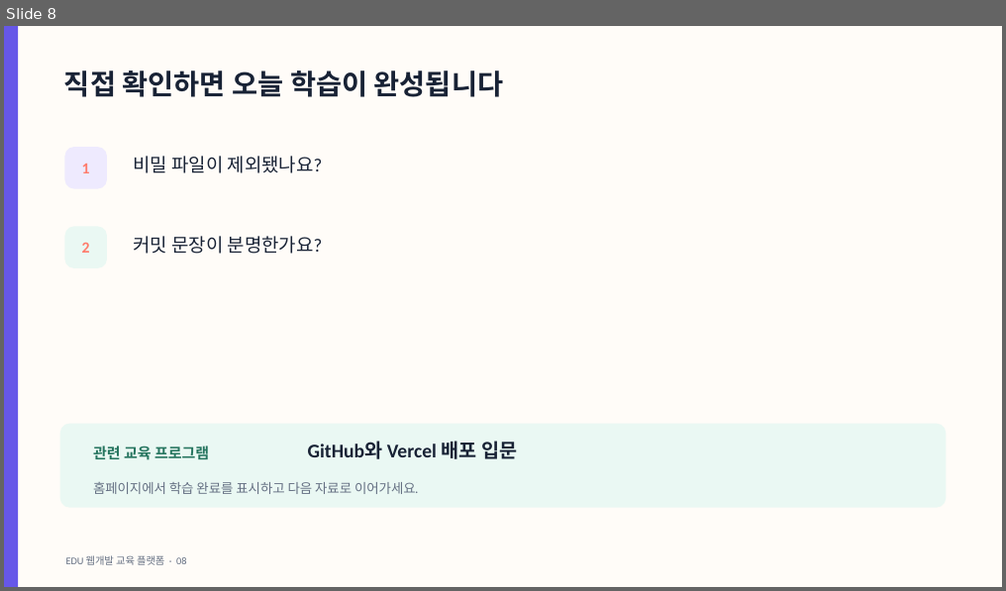
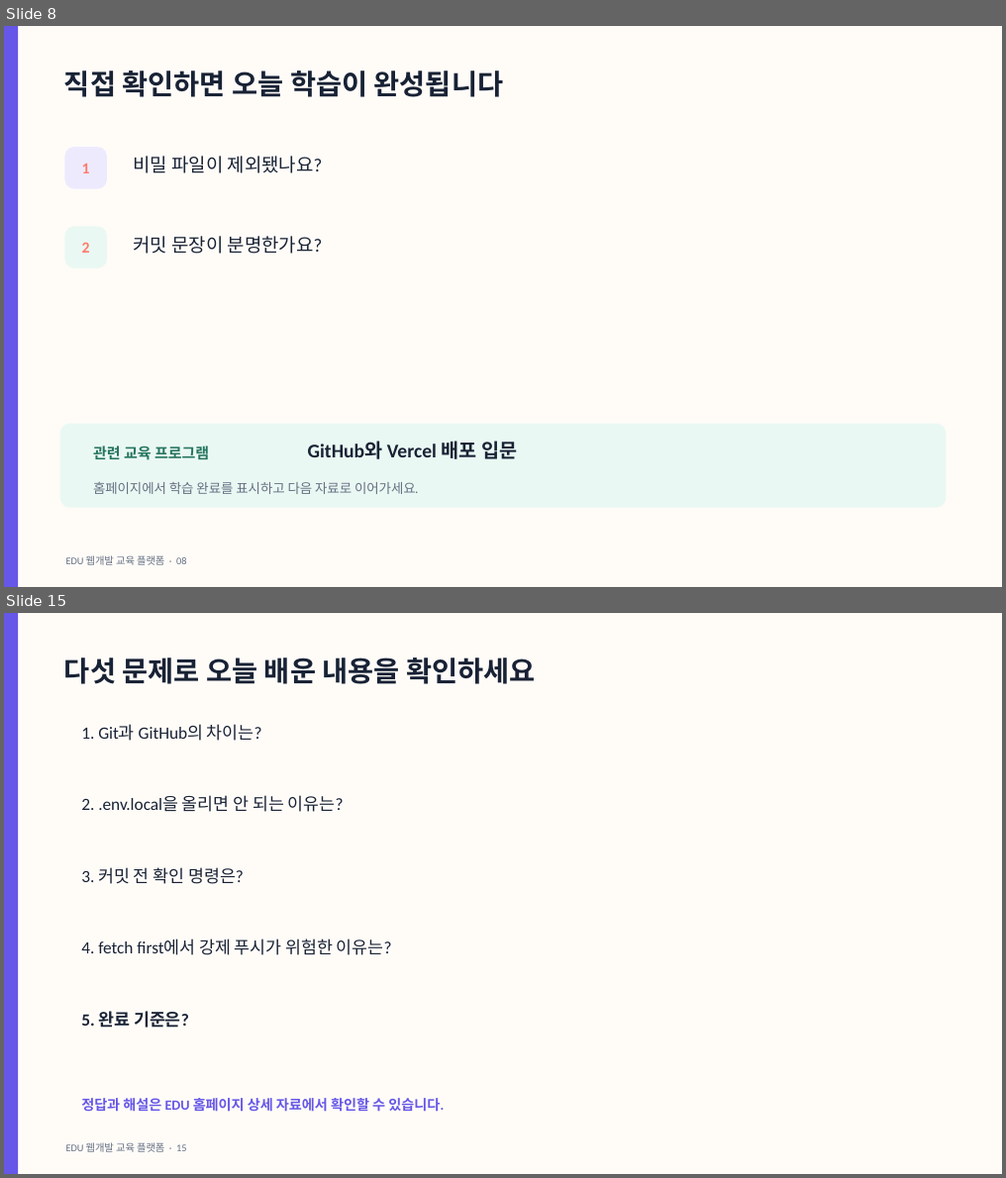
Before and after one commit to cursaman/edu, a slide deck: public/materials/deployment/github-first-push.pptx. Shown one above the other, each under a label of ours: slide 8 before the commit, slides 8 and 15 after it; the slides between them are not shown. The pictures are 1006x591 and 1006x1178 pixels, drawn with LibreOffice and Linux fonts; fonts in the diff are those of the drawing. Boxes give left, top, right and bottom in pixels: in the first picture for what was removed or moved away, otherwise in the second. Text is boxed around its words. In the diff, an @@ line names an element or a change of style, - is before the commit and + after.

Commit message:
대표 교육자료 6개 심화 콘텐츠 보강

```diff
--- a/public/materials/deployment/github-first-push.pptx
+++ b/public/materials/deployment/github-first-push.pptx
@@ slide 15 added at (4,613,1002,1174), background #FFFCF8 @@
@@ rectangle added at (4,613,18,1174), fill #6657E8 @@
@@ text added at (64,658,535,684), 27 pt, text #182235, bold @@
+다섯 문제로 오늘 배운 내용을 확인하세요
@@ text added at (81,724,262,741), 16.5 pt, text #182235 @@
+1. Git과 GitHub의 차이는?
@@ text added at (81,795,344,812), 16.5 pt, text #182235 @@
+2. .env.local을 올리면 안 되는 이유는?
@@ text added at (81,867,244,884), 16.5 pt, text #182235 @@
+3. 커밋 전 확인 명령은?
@@ text added at (81,939,392,956), 16.5 pt, text #182235 @@
+4. fetch first에서 강제 푸시가 위험한 이유는?
@@ text added at (81,1011,189,1028), 16.5 pt, text #182235, bold @@
+5. 완료 기준은?
@@ text added at (81,1098,444,1112), 13.5 pt, text #6657E8, bold @@
+정답과 해설은 EDU 홈페이지 상세 자료에서 확인할 수 있습니다.
@@ text added at (66,1143,186,1153), 9.8 pt, text #657083 @@
+EDU 웹개발 교육 플랫폼 · 15
```
Also in this commit, not shown: 6 other slides added, 17 other files.
